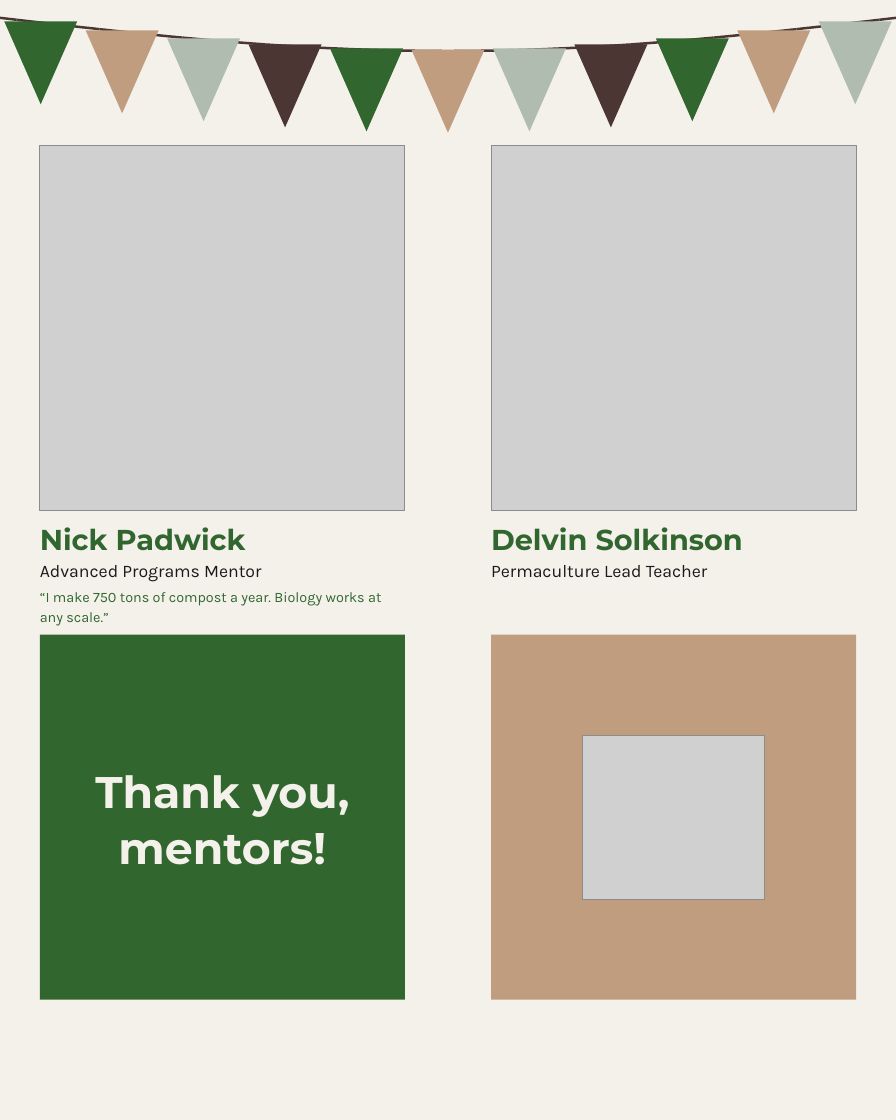
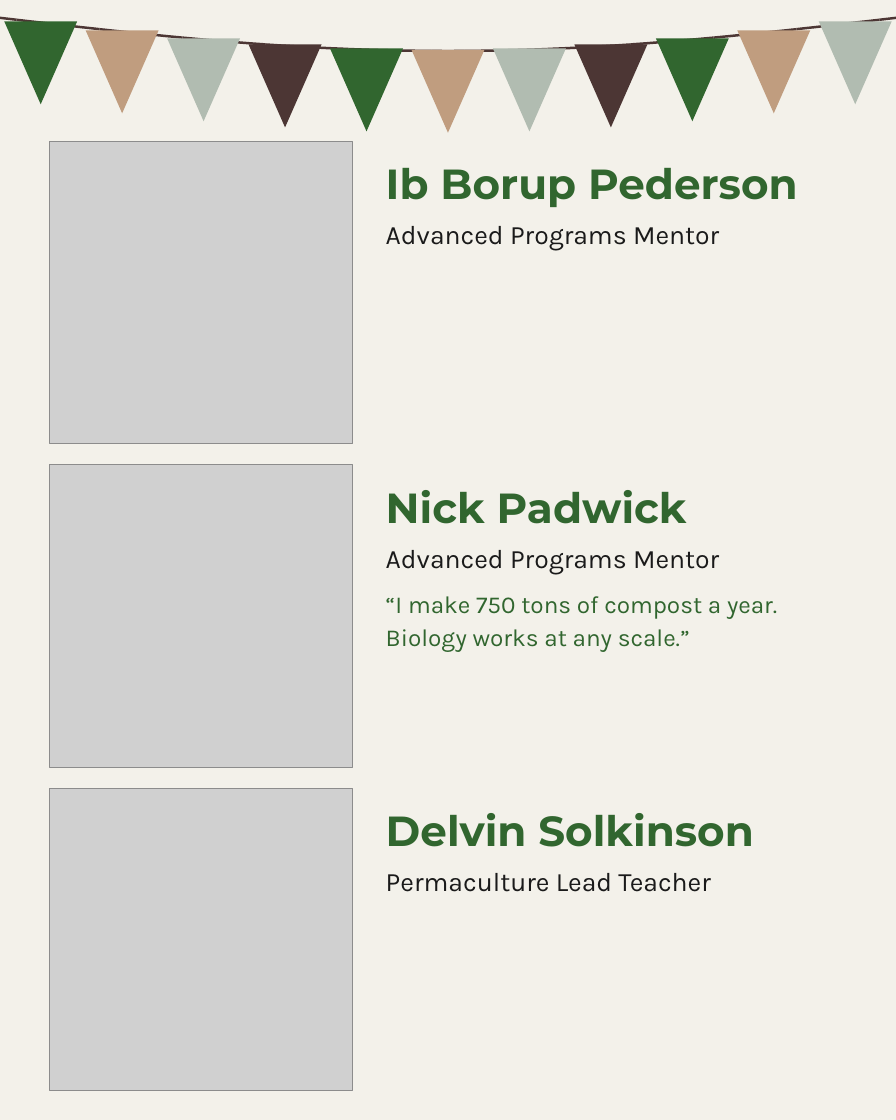
Before and after one commit to linneamoritznyc/SFW-SocialMedia, a slide deck: slide 5 of templates/posts/october/05-10-2026-mon-ig-teachers-day-option-4-seven-slides.pptx. Drawn at 896x1120 pixels with LibreOffice and Linux fonts; fonts in the diff are those of the drawing; grey boxes stand for pictures. Boxes give left, top, right and bottom in pixels: in the first picture for what was removed or moved away, otherwise in the second. Text is boxed around its words. In the diff, an @@ line names an element or a change of style, - is before the commit and + after.

```diff
--- a/templates/posts/october/05-10-2026-mon-ig-teachers-day-option-4-seven-slides.pptx
+++ b/templates/posts/october/05-10-2026-mon-ig-teachers-day-option-4-seven-slides.pptx
@@ picture: place and size @@
-picture at <box>40,145,405,510</box>
+picture at <box>49,141,352,444</box>
@@ picture removed at <box>491,145,856,510</box> @@
@@ text added at <box>386,168,798,207</box>, 38 pt, text #31662F, bold @@
+Ib Borup Pederson
@@ text "Advanced Programs Mentor": place and size @@
-text "Advanced Programs Mentor" at <box>40,565,261,582</box>
+text "Advanced Programs Mentor" at <box>386,226,719,251</box>
@@ text "Advanced Programs Mentor" at <box>386,226,719,251</box>: size 16 to 24 pt @@
@@ picture added at <box>49,464,352,767</box> @@
@@ text "Nick Padwick": place and size @@
-text "Nick Padwick" at <box>40,527,246,551</box>
+text "Nick Padwick" at <box>386,490,687,524</box>
@@ text "Nick Padwick" at <box>386,490,687,524</box>: size 26 to 38 pt @@
@@ text added at <box>386,550,719,575</box>, 24 pt, text #1A1A1A @@
+Advanced Programs Mentor
@@ text "“I make 750 tons of ...": place and size @@
-text "“I make 750 tons of ..." at <box>40,592,381,626</box>
+text "“I make 750 tons of ..." at <box>386,596,777,652</box>
@@ text "“I make 750 tons of ..." at <box>386,596,777,652</box>: size 13 to 22 pt @@
@@ rectangle removed at <box>40,635,405,1000</box> @@
@@ rectangle removed at <box>491,635,856,1000</box> @@
@@ picture removed at <box>582,735,765,899</box> @@
@@ text removed at <box>95,775,350,865</box> @@
-Thank you, mentors!
@@ picture added at <box>49,788,352,1091</box> @@
@@ text "Delvin Solkinson" at <box>386,813,753,847</box>: size 26 to 38 pt @@
@@ text "Delvin Solkinson": place and size @@
-text "Delvin Solkinson" at <box>491,527,743,551</box>
+text "Delvin Solkinson" at <box>386,813,753,847</box>
@@ text "Permaculture Lead Teacher" at <box>386,873,710,892</box>: size 16 to 24 pt @@
@@ text "Permaculture Lead Teacher": place and size @@
-text "Permaculture Lead Teacher" at <box>491,565,707,577</box>
+text "Permaculture Lead Teacher" at <box>386,873,710,892</box>
```
Also in this commit, not shown: 4 other slides changed, 17 other files.
